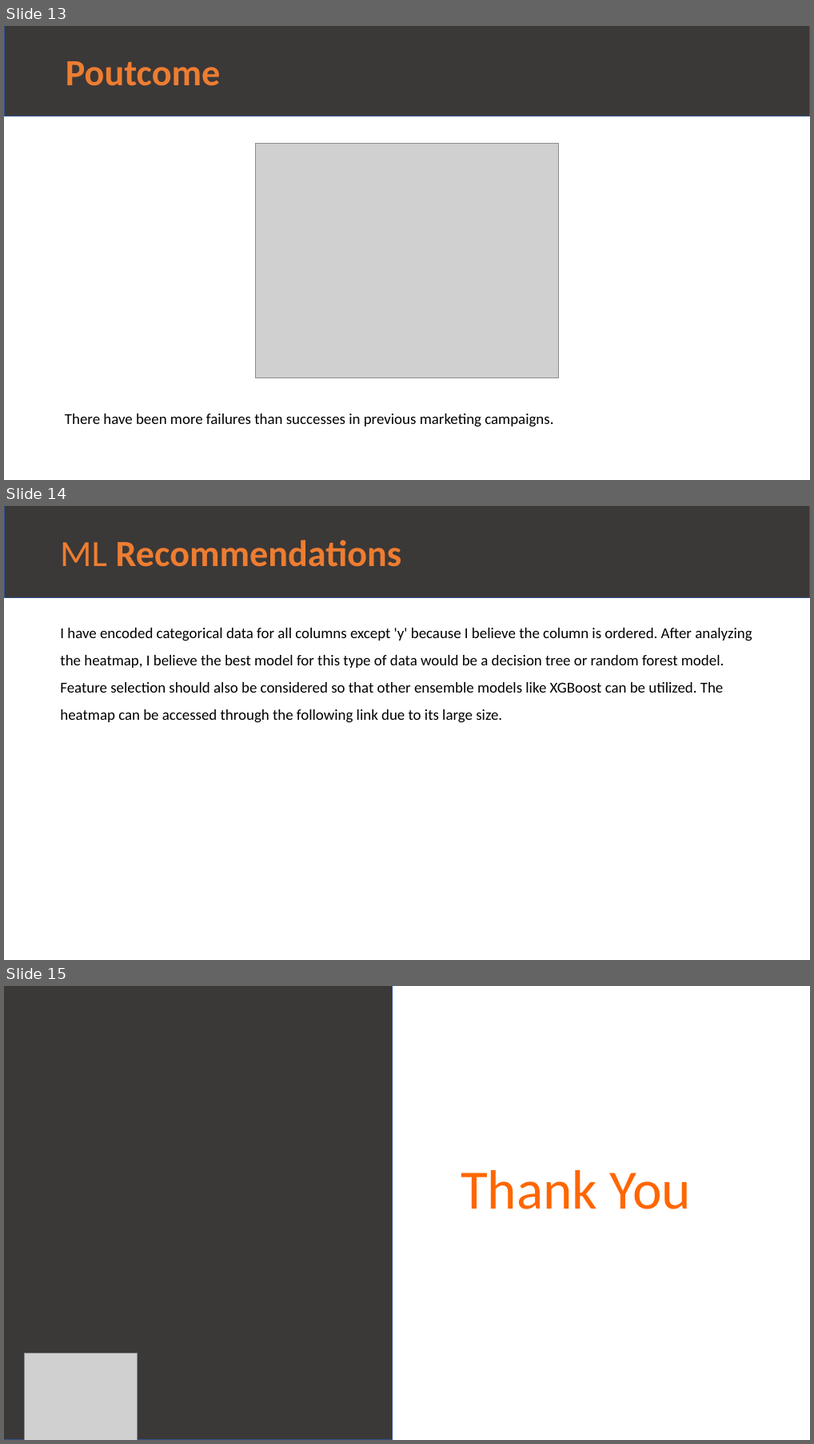
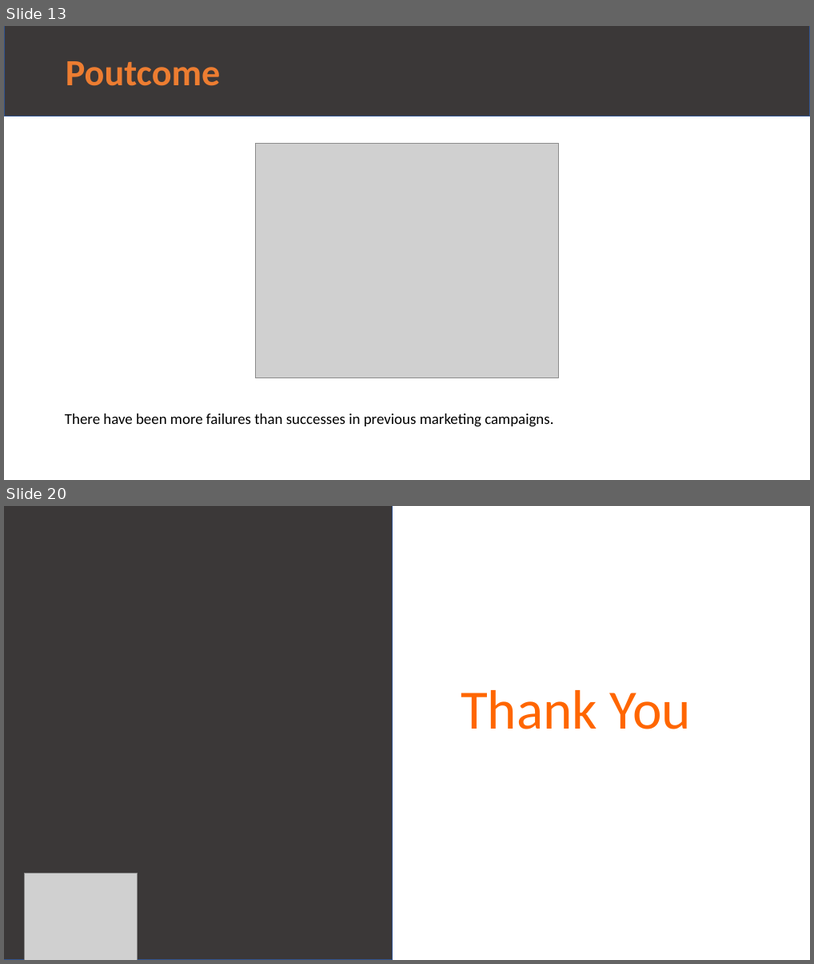
Before and after one commit to MuhammadNurilHuda/Bank-Marketing-Campaign, a slide deck: Bank Marketing Campaign - Final.pptx. Shown one above the other, each under a label of ours: slides 13, 14 and 15 before the commit, slides 13 and 20 after it; the slides between them are not shown. The pictures are 814x1444 and 814x964 pixels, drawn with LibreOffice and Linux fonts; fonts in the diff are those of the drawing; grey boxes stand for pictures. Boxes give left, top, right and bottom in pixels: in the first picture for what was removed or moved away, otherwise in the second. Text is boxed around its words. In the diff, an @@ line names an element or a change of style, - is before the commit and + after.

```diff
--- a/Bank Marketing Campaign - Final.pptx
+++ b/Bank Marketing Campaign - Final.pptx
@@ slide 14 removed at bbox=[4, 506, 810, 960], background #FFFFFF @@
@@ rectangle removed at bbox=[4, 506, 810, 597] @@
-ML Recommendations
@@ text removed at bbox=[60, 628, 752, 723] @@
-I have encoded categorical data for all columns except 'y' because I believe the column is ordered. After analyzing the heatmap, I believe the best model for this type of data would be a decision tree or random forest model. Feature selection should also be considered so that other ensemble models like XGBoost can be utilized. The heatmap can be accessed through the following link due to its large size.
@@ what was slide 15 is now slide 20 @@
```
Also in this commit, not shown: 1 slide changed, 6 slides added, 6 other files.
